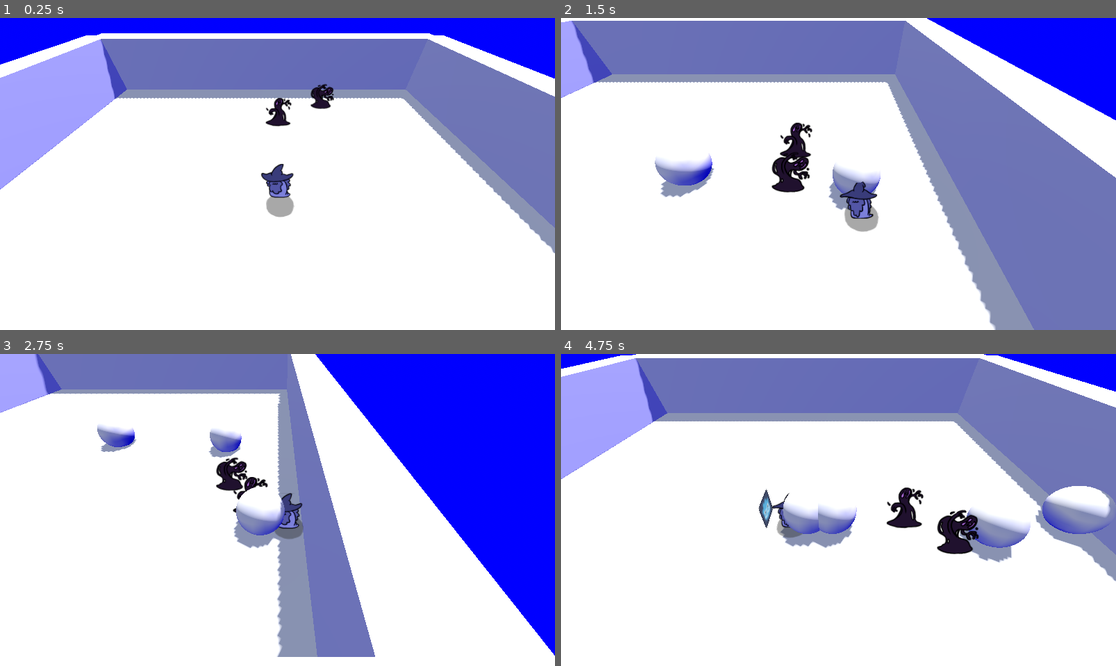
Above: before the commit, frames 1-4 (two rows, left to right).
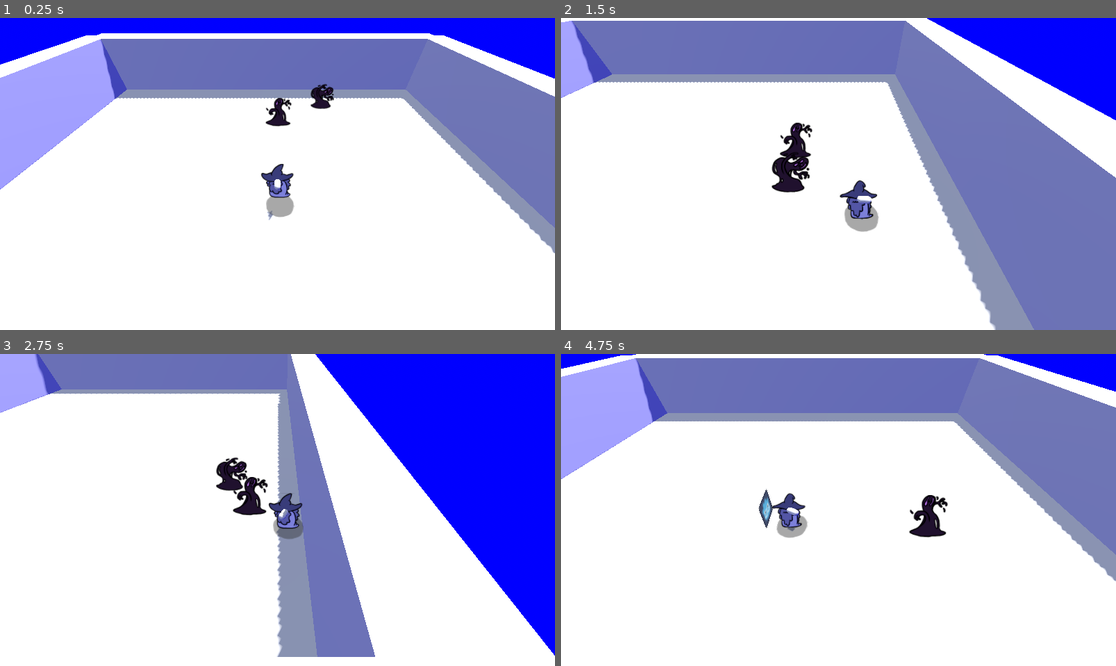
Above: after the commit, the same moments.

Repository: YhagoTomasini/GMTK_026
Game: Godot game, scene res://Scenes/world.tscn
The game is run twice, just before and just after one commit, with the same random seed, the same clock (stepped at 60 frames per second) and the same inputs.
Inputs (mouse positions are in pixels of both pictures, inside the frame that each line leads up to):
- Up to frame 1 (0.25 s): no input
- Up to frame 2 (1.5 s): tap Enter (ui_accept) at 0.5, 0.77 s; move the mouse to (960, 158) at 0.52 s; hold Right (ui_right) 0.53-1.28 s; hold Right mouse button (magic) 0.53-1.28 s; move the mouse to (727, 189) at 1.27 s; hold Down (ui_down) from 1.28 s (still down); right-click (727, 189) at 1.35 s
- Up to frame 3 (2.75 s): tap Enter (ui_accept) at 1.52 s; move the mouse to (333, 441) at 2.02 s; release Down (ui_down) at 2.03 s; press the mouse at (333, 441) at 2.03 s; hold Right (ui_right) from 2.03 s (still down); right-click (333, 441) at 2.3 s
- Up to frame 4 (4.75 s): move the mouse to (810, 572) at 2.77 s; release Right (ui_right) at 2.78 s; release the mouse at (810, 572) at 2.78 s; hold Up (ui_up) 2.78-3.53 s; right-click (810, 572) at 2.85 s; tap Enter (ui_accept) at 3.02, 3.77, 4.52 s; move the mouse to (1005, 556) at 3.52 s; hold Right mouse button (magic) 3.53-4.28 s; hold Left (ui_left) from 3.53 s (still down); move the mouse to (672, 463) at 4.27 s; click (672, 463) at 4.35 s; right-click (672, 463) at 4.55 s

The runs differ from the first frame. In frame 1, less than 0.1% of the frame differs, in the area x 48-51%, y 51-65%; in frame 2, 1.6%; in frame 3, 2.0%; in frame 4, 5.8%, in the area x 39-100%, y 42-67%.

Commit message:
teste magia 2
Aqui já ta funcionando tanto a mira quanto o dano a proxima etapa é fazer um VFX da magia

Diff:
--- a/gmtk-026/Globals/Globals.gd
+++ b/gmtk-026/Globals/Globals.gd
@@ -1,3 +1,7 @@
 extends Node
 
 var playerRotation : Vector3
+
+
+func _ready() -> void:
+	pass
--- a/gmtk-026/Prefabs/player.tscn
+++ b/gmtk-026/Prefabs/player.tscn
@@ -1,7 +1,6 @@
 [gd_scene load_steps=14 format=3 uid="uid://d0tch211y343j"]
 
 [ext_resource type="Script" uid="uid://ce0sp0rllv88i" path="res://Scripts/Main_character.gd" id="1_2nftw"]
-[ext_resource type="PackedScene" uid="uid://c0jdlywdd6iy5" path="res://Prefabs/Magic/fireball.tscn" id="2_hck1p"]
 [ext_resource type="Texture2D" uid="uid://cfkl6r3ab47hw" path="res://Assets/spritesheet.png" id="3_2nftw"]
 [ext_resource type="Script" uid="uid://cs2c740wtcxfj" path="res://Scripts/fists_area.gd" id="4_2nftw"]
 [ext_resource type="Script" uid="uid://bqenbxwtndjxk" path="res://Scripts/Look_at_camera.gd" id="4_juxdh"]
@@ -49,10 +48,11 @@
 height = 0.9702606
 radius = 0.64208984
 
+[sub_resource type="CapsuleMesh" id="CapsuleMesh_knrd4"]
+
 [node name="player" type="CharacterBody3D" node_paths=PackedStringArray("fists")]
 script = ExtResource("1_2nftw")
 fists = NodePath("fists_area")
-fireball_scene = ExtResource("2_hck1p")
 
 [node name="CollisionShape3D" type="CollisionShape3D" parent="."]
 transform = Transform3D(0.745, 0, 0, 0, 0.745, 0, 0, 0, 0.745, 0, 0, 0)
@@ -83,4 +83,15 @@
 visible = false
 texture = ExtResource("5_knrd4")
 
+[node name="spells_marker" type="Marker3D" parent="."]
+
+[node name="MeshInstance3D" type="MeshInstance3D" parent="spells_marker"]
+transform = Transform3D(0.135, 0, 0, 0, -5.9010374e-09, -0.135, 0, 0.135, -5.9010374e-09, 0, 0, 0.10404271)
+mesh = SubResource("CapsuleMesh_knrd4")
+
+[node name="ray_fireball" type="RayCast3D" parent="spells_marker"]
+transform = Transform3D(1.5, 0, 0, 0, 1.5, 0, 0, 0, 1.5, 0, 0, 0)
+target_position = Vector3(0, 0, -1)
+collision_mask = 4
+
 [connection signal="body_entered" from="fists_area" to="." method="_on_fists_area_body_entered"]
--- a/gmtk-026/Scenes/world.tscn
+++ b/gmtk-026/Scenes/world.tscn
@@ -78,7 +78,8 @@
 [node name="Slime_2" parent="NavigationRegion3D" instance=ExtResource("5_5v1tr")]
 transform = Transform3D(1, 0, 0, 0, 1, 0, 0, 0, 1, 1.6252732, 0, -4.0693426)
 
-[node name="player" parent="." instance=ExtResource("3_5a7ea")]
+[node name="player" parent="." node_paths=PackedStringArray("cam") instance=ExtResource("3_5a7ea")]
+cam = NodePath("../Main_Cam")
 
 [node name="Shadow" type="Sprite3D" parent="." node_paths=PackedStringArray("player")]
 transform = Transform3D(0.45, 0, 0, 0, -1.9670125e-08, -0.45, 0, 0.45, -1.9670125e-08, 0, -0.9, 0)
--- a/gmtk-026/Scripts/Main_character.gd
+++ b/gmtk-026/Scripts/Main_character.gd
@@ -3,11 +3,13 @@
 
 const SPEED = 5.0
 const JUMP_VELOCITY = 4.5
-var direction
 
+@export var cam : Camera3D
 @export var fists : Area3D
 @onready var sprite_3d: Sprite3D = $fists_area/Sprite3D
-@export var fireball_scene : PackedScene
+@onready var spells_marker: Marker3D = $spells_marker
+@onready var ray_fireball: RayCast3D = $spells_marker/ray_fireball
+
 
 func _physics_process(delta: float) -> void:
 	## A.
@@ -20,7 +22,7 @@
 	# Get the input direction and handle the movement/deceleration.
 	# As good practice, you should replace UI actions with custom gameplay actions.
 	var input_dir := Input.get_vector("ui_left", "ui_right", "ui_up", "ui_down")
-	direction = Vector3(input_dir.x, 0, input_dir.y).normalized()
+	var direction  := Vector3(input_dir.x, 0, input_dir.y).normalized()
 
 	if direction:
 		velocity.x = direction.x * SPEED
@@ -35,6 +37,8 @@
 
 	move_and_slide()
 
+func _process(_delta: float) -> void:
+	look_at_cursor()
 
 func _input(event: InputEvent) -> void:
 	if event.is_action_pressed("soco"):
@@ -43,14 +47,22 @@
 		await get_tree().create_timer(0.5).timeout
 		sprite_3d.visible = false
 		fists.monitoring = false
+	if event.is_action_pressed("magic"):
+		await get_tree().create_timer(0.25).timeout
+		if ray_fireball.is_colliding():
+			ray_fireball.get_collider().takeDamage()
+		await get_tree().create_timer(0.25).timeout
 
-	if event.is_action_pressed("magic"):
-		casting()
+func look_at_cursor():
+	var target_plane_mouse = Plane(Vector3(0,1,0), position.y)
+	var ray_leght = 2000
+	var mouse_position = get_viewport().get_mouse_position()
+	var from = cam.project_ray_origin(mouse_position)
+	var to = from + cam.project_ray_normal(mouse_position) * ray_leght
+	var cursor_position_on_place = target_plane_mouse.intersects_ray(from, to)
 
-func casting():
-	var fireball_instance = fireball_scene.instantiate()
-	get_tree().current_scene.add_child(fireball_instance)
-	fireball_instance.global_position = global_position
+	if cursor_position_on_place != null:
+		$spells_marker.look_at(cursor_position_on_place,Vector3.UP,0)
 
 
 func _on_fists_area_body_entered(body: Node3D) -> void:
